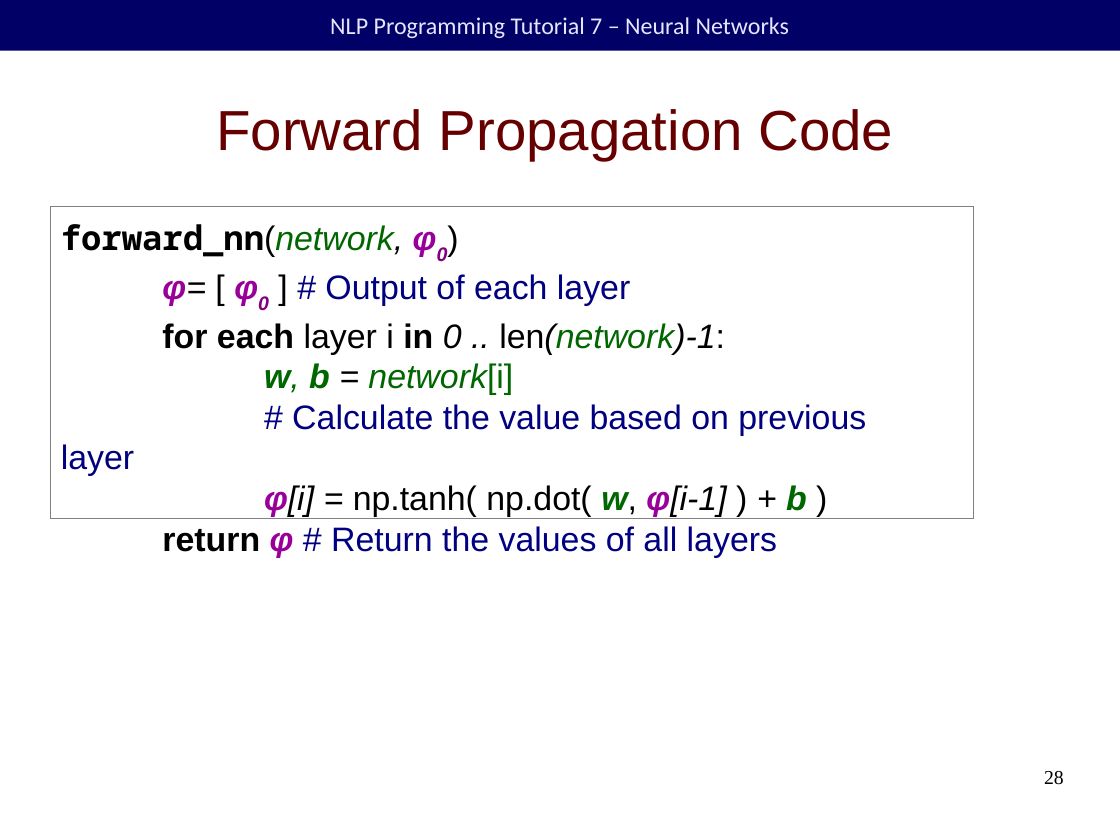
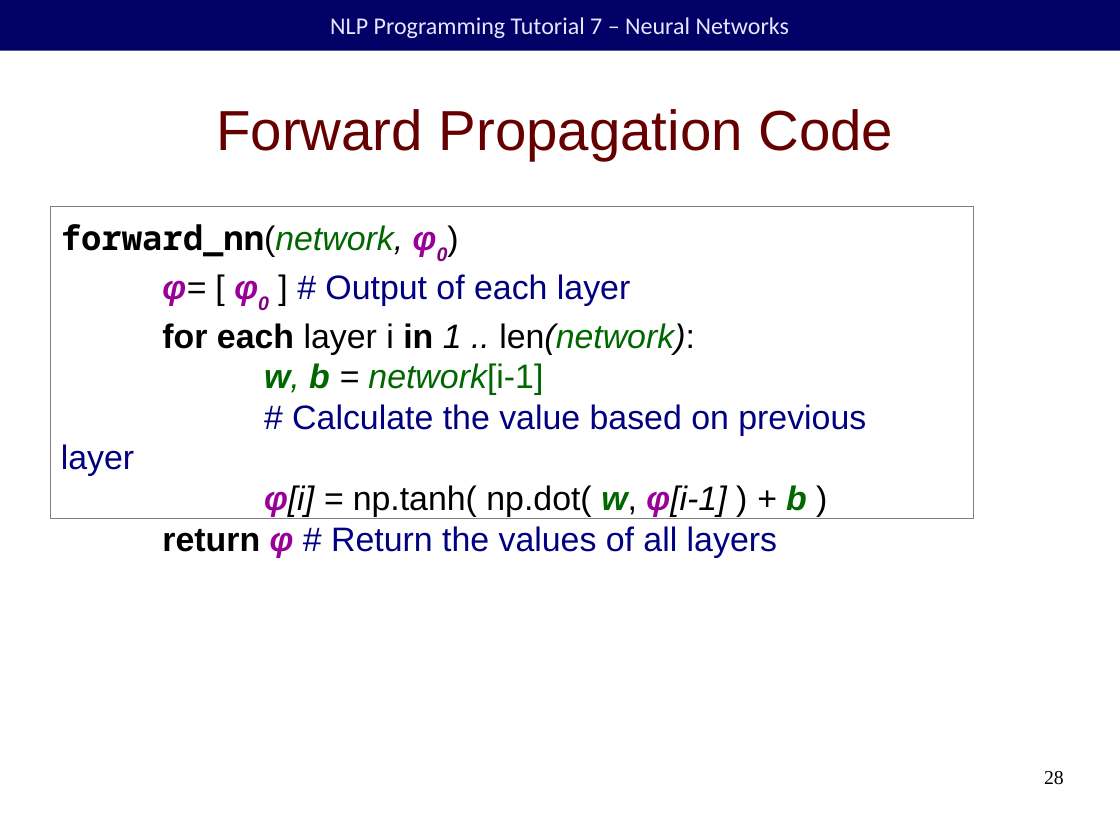
Before and after one commit to duffrind/nlppractice, a slide deck: slide 28 of download/07-nn/nlp-programming-en-07-nn.odp. Drawn at 1120x840 pixels with LibreOffice and Linux fonts; fonts in the diff are those of the drawing; background and template pictures are left out. Boxes give left, top, right and bottom in pixels: in the first picture for what was removed or moved away, otherwise in the second. Text is boxed around its words. In the diff, an @@ line names an element or a change of style, - is before the commit and + after.

Commit message:
Added RNN slides

```diff
--- a/download/07-nn/nlp-programming-en-07-nn.odp
+++ b/download/07-nn/nlp-programming-en-07-nn.odp
@@ text at (61,231,866,558): text changed @@
-φ= [ φ0 ] # Output of each layer
-for each layer i in 0 .. len(network)-1:
-w, b = network[i]
-# Calculate the value based on previous layer
-φ[i] = np.tanh( np.dot( w, φ[i-1] ) + b )
-return φ # Return the values of all layers
+φ= [ φ0 ] # Output of each layer
+for each layer i in 1 .. len(network):
+w, b = network[i-1]
+# Calculate the value based on previous layer
+φ[i] = np.tanh( np.dot( w, φ[i-1] ) + b )
+return φ # Return the values of all layers
```
Also in this commit, not shown: 1 other slide changed, 5 other files.
